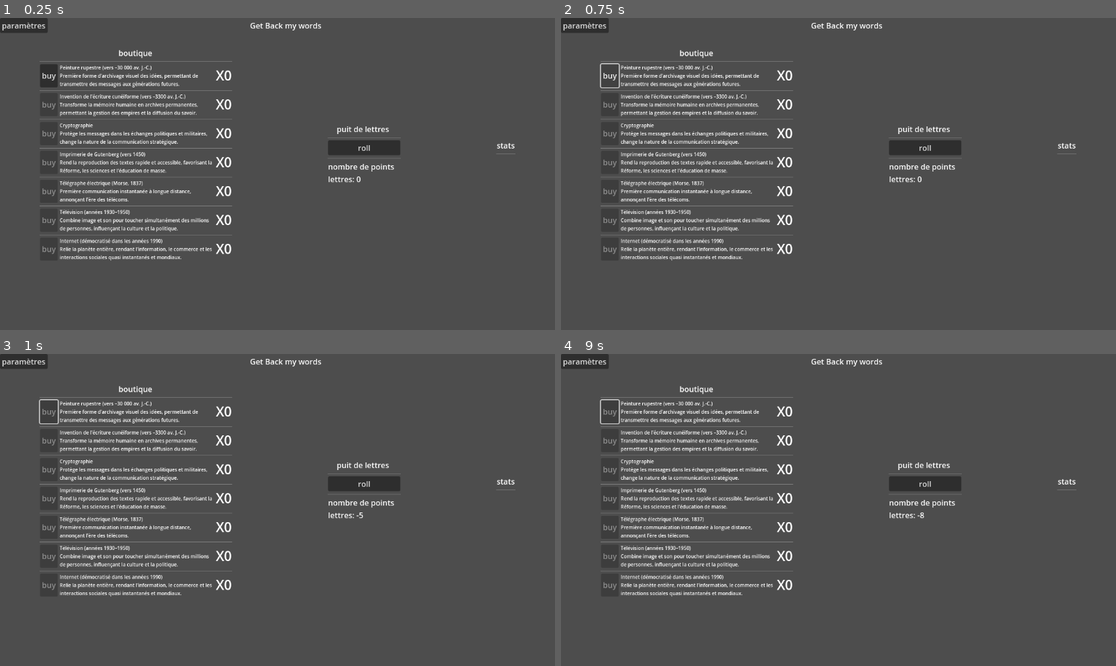
Above: before the commit, frames 1-4 (two rows, left to right).
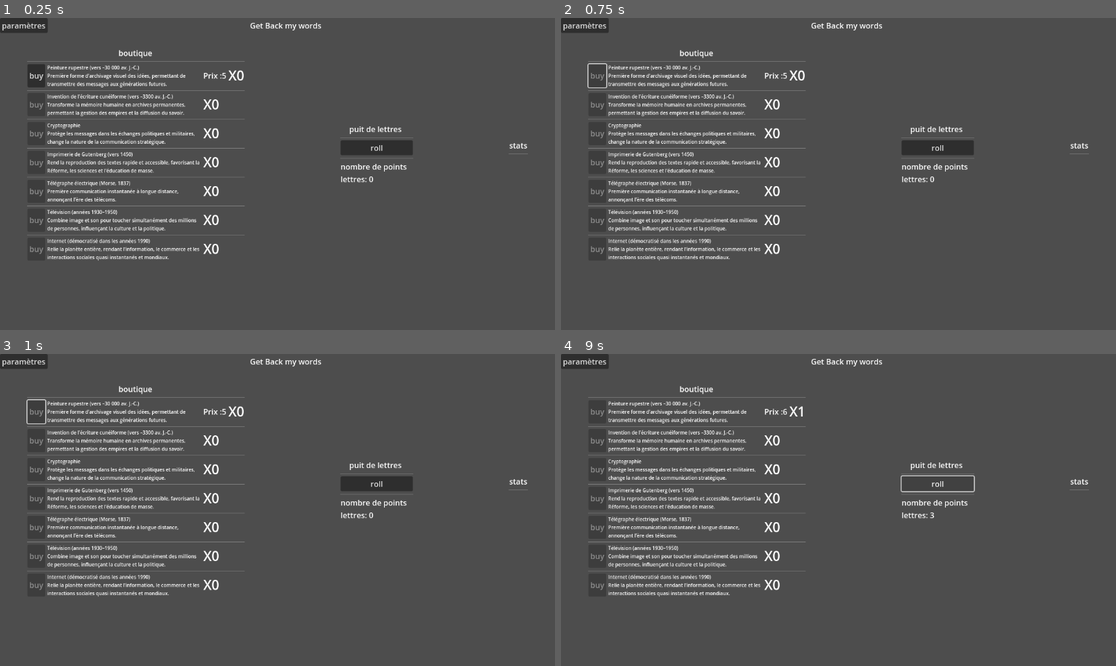
Above: after the commit, the same moments.

Repository: canigou101/getMyWords
Game: Godot game, scene res://scene/layout.tscn
Same seed, same stepped clock (60 frames per second), same inputs: the game is played once before the commit and once after it.
Inputs:
- Up to frame 1 (0.25 s): no input
- Up to frame 2 (0.75 s): click "buy" at 0.5 s
- Up to frame 3 (1 s): no input
- Up to frame 4 (9 s): click "roll" at 1.25 s; click "paramètres" at 2 s; click "paramètres" at 2.75 s; click "roll" at 3.5 s; click "paramètres" at 4.25 s; click "roll" at 5 s; tap Enter at 5.75, 7.25 s; tap Space at 6.5 s; click "buy" at 8 s; click "buy" (after the commit: "roll") at 8.75 s

The runs differ from the first frame. In frame 1, 5.7% of the frame differs, in the area x 4-96%, y 13-78%; in frame 2, 5.5%; in frame 3, 5.5%; in frame 4, 5.5%.

Commit message:
update
le compteur ne peut plus être négatif

Diff:
--- a/scene/colonne_boutique.tscn
+++ b/scene/colonne_boutique.tscn
@@ -30,6 +30,7 @@
 layout_mode = 2
 
 [node name="HBoxContainer" parent="objets" instance=ExtResource("2_0d1mt")]
+unique_name_in_owner = true
 layout_mode = 2
 
 [node name="HSeparator" type="HSeparator" parent="objets"]
--- a/scene/layout.tscn
+++ b/scene/layout.tscn
@@ -55,6 +55,7 @@
 layout_mode = 2
 
 [node name="Timer" type="Timer" parent="."]
+wait_time = 0.5
 autostart = true
 
 [connection signal="addcpsp" from="VBoxContainer/HBoxContainer/colonneBoutique" to="." method="_on_colonne_boutique_addcpsp"]
--- a/scene/peintureRupestre.tscn
+++ b/scene/peintureRupestre.tscn
@@ -22,10 +22,18 @@
 autowrap_mode = 3
 text_direction = 1
 
+[node name="prix" type="Label" parent="."]
+layout_mode = 2
+
 [node name="Label2" type="Label" parent="."]
 layout_mode = 2
 theme_override_font_sizes/font_size = 28
 text = "X0"
 horizontal_alignment = 2
 
+[node name="Timer" type="Timer" parent="."]
+wait_time = 1.5
+one_shot = true
+
 [connection signal="pressed" from="Button" to="." method="_on_button_pressed"]
+[connection signal="timeout" from="Timer" to="." method="_on_timer_timeout"]
--- a/script/colonne_boutique.gd
+++ b/script/colonne_boutique.gd
@@ -6,8 +6,11 @@
 
 
 func _on_h_box_container_est_buy_peint(prix):
-	dic["peinture"]=+1
+	var x=0
+	x=dic["peinture"]
+	dic["peinture"]=x+1
 	prixMinus.emit(prix)
+	%HBoxContainer.actualiserCompte(dic["peinture"])
 
 func updatethune(arg):
 	$objets/HBoxContainer.pasDargent(arg)
--- a/script/peinture_rupestre.gd
+++ b/script/peinture_rupestre.gd
@@ -9,7 +9,7 @@
 	argent=arg
 	if argent<prix:
 		$Button.disabled=true
-	elif argent>=prix:
+	elif argent>prix:
 		$Button.disabled=false
 
 func actualiserCompte(compte):
@@ -18,4 +18,19 @@
 
 func _on_button_pressed():
 	estBuyPeint.emit(prix)
-	prix=int(prix*1.5)
+	prix=int(prix*1.2)
+	resetButton()
+	afficher_Prix()
+
+
+func afficher_Prix():
+	var string2="Prix :"+str(prix)
+	$prix.text=string2
+
+func resetButton():
+	$Button.disabled=true
+	$Timer.start()
+
+
+func _ready():
+	afficher_Prix()
